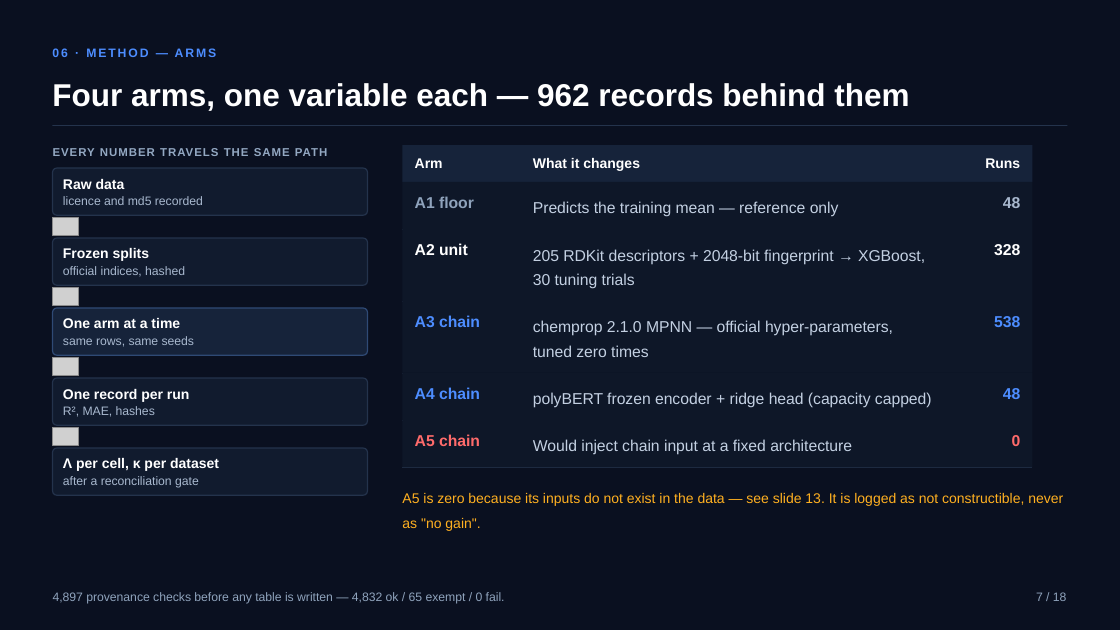
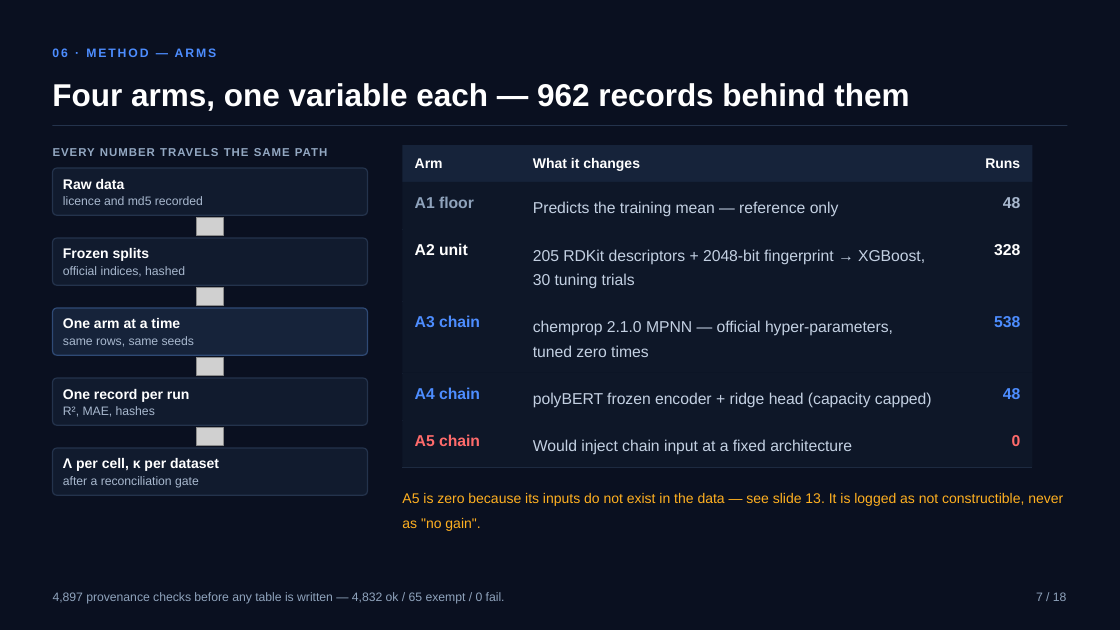
Before and after one commit to XHH-Coco/How-Much-Is-a-Chain-Worth, a slide deck: slide 7 of presentation/ChainWorth_Group32/ChainWorth_Group32.pptx. Drawn at 1120x630 pixels with LibreOffice and Linux fonts; fonts in the diff are those of the drawing; grey boxes stand for pictures. Boxes give left, top, right and bottom in pixels: in the first picture for what was removed or moved away, otherwise in the second. Text is boxed around its words. In the diff, an @@ line names an element or a change of style, - is before the commit and + after.

```diff
--- a/presentation/ChainWorth_Group32/ChainWorth_Group32.pptx
+++ b/presentation/ChainWorth_Group32/ChainWorth_Group32.pptx
@@ picture removed at [52,218,78,235] @@
@@ picture added at [197,218,223,235] @@
@@ picture removed at [52,288,78,306] @@
@@ picture added at [197,288,223,306] @@
@@ picture removed at [52,358,78,376] @@
@@ picture added at [197,358,223,376] @@
@@ picture removed at [52,428,78,445] @@
@@ picture added at [197,428,223,445] @@
```
Also in this commit, not shown: 5 other slides changed, 14 other files.
